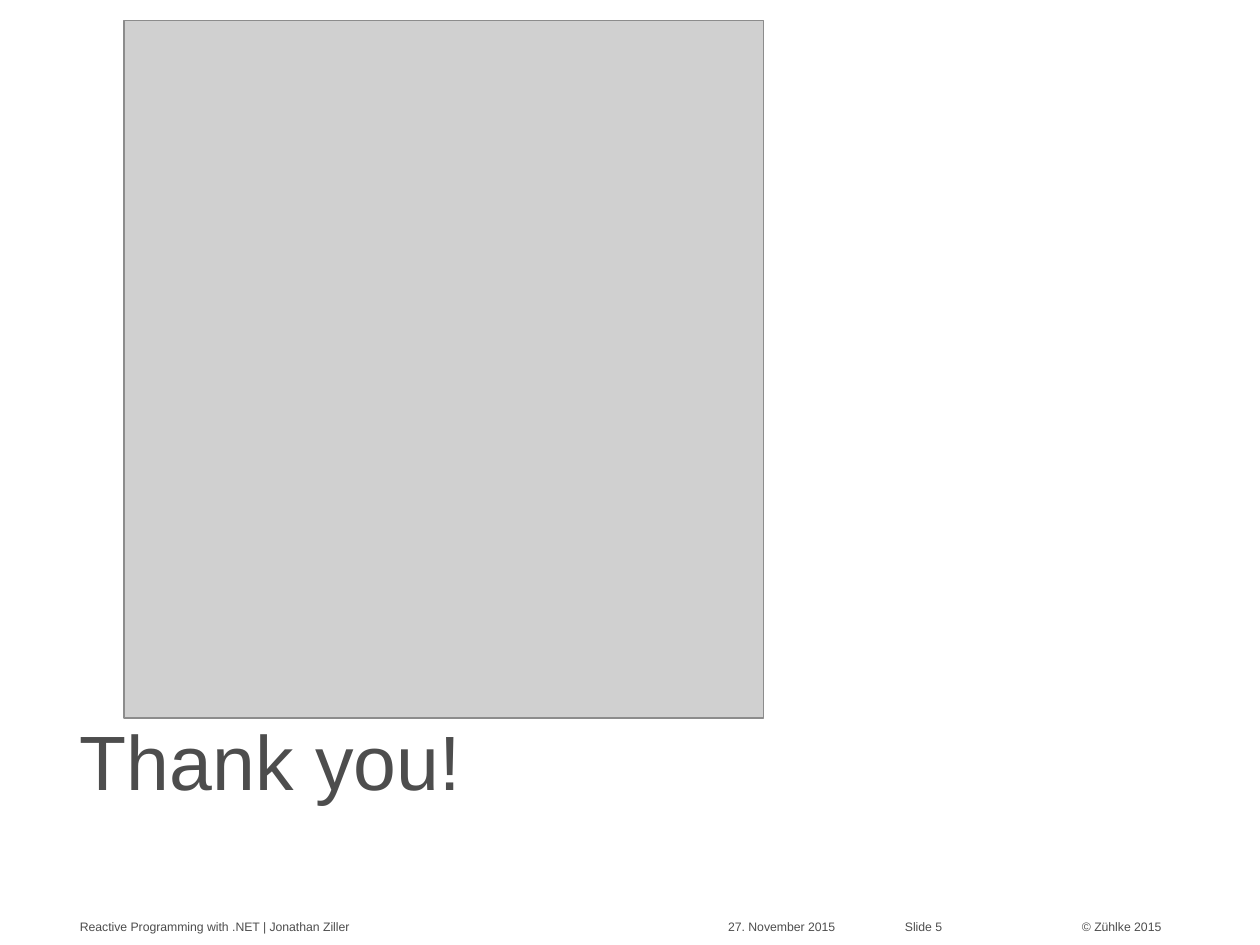
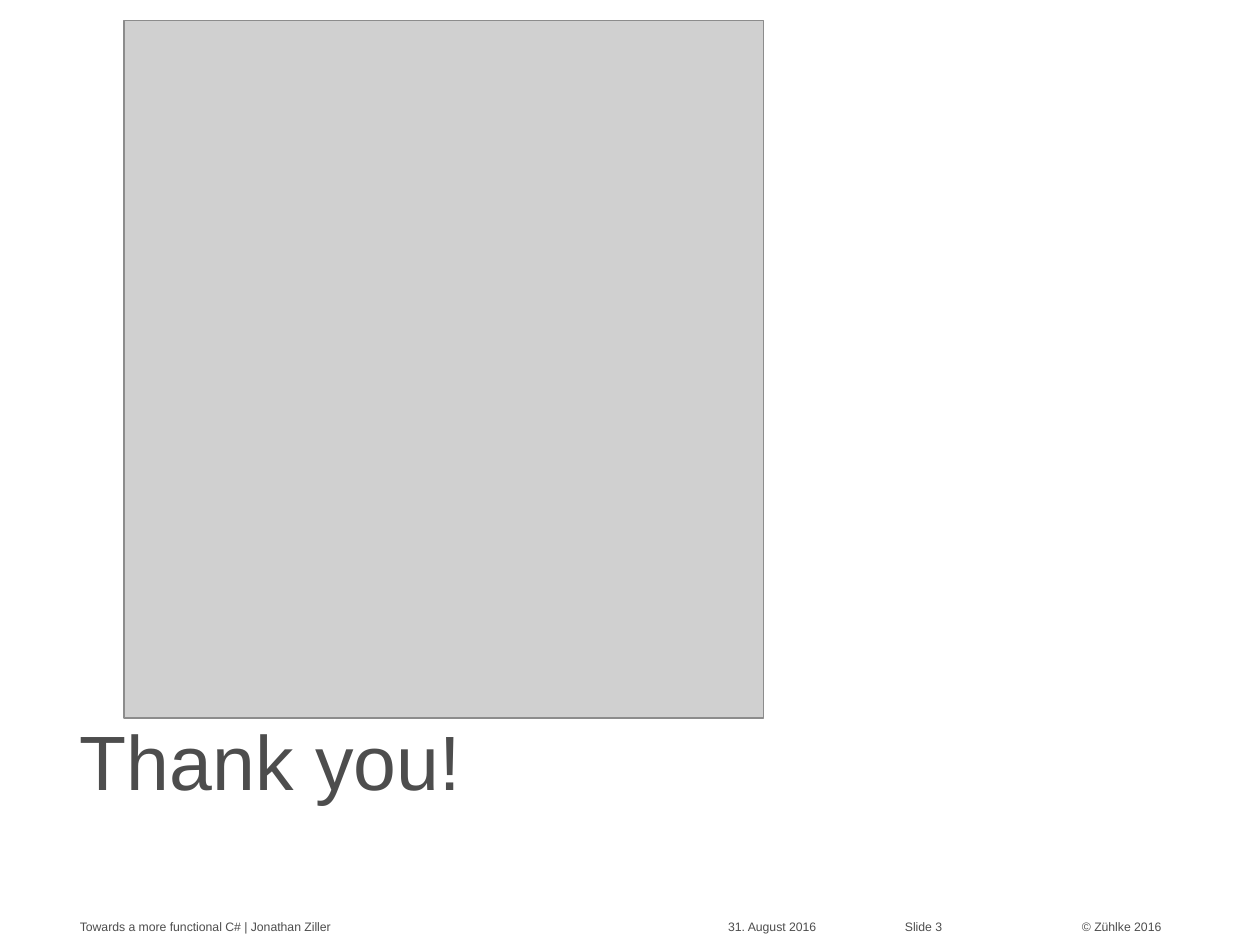
Before and after one commit to MrWolfZ/TechTalk-2016-08-31, a slide deck: slide 3 of Towards a more functional C#.pptx (slide 5 before the commit). Drawn at 1260x945 pixels with LibreOffice and Linux fonts; fonts in the diff are those of the drawing; grey boxes stand for pictures; background and template pictures are left out. Boxes give left, top, right and bottom in pixels: in the first picture for what was removed or moved away, otherwise in the second. Text is boxed around its words. In the diff, an @@ line names an element or a change of style, - is before the commit and + after.

Commit message:
slides

```diff
--- a/Towards a more functional C#.pptx
+++ b/Towards a more functional C#.pptx
@@ text at (80,922,330,931): text changed @@
-Reactive Programming with .NET | Jonathan Ziller
+Towards a more functional C# | Jonathan Ziller
@@ text at (728,922,816,934): text changed @@
-27. November 2015
+31. August 2016
@@ page number at (905,922,942,931): text changed @@
-Slide 5
+Slide 3
```
Also in this commit, not shown: 1 other slide changed, 1 slide added, 3 slides removed.
